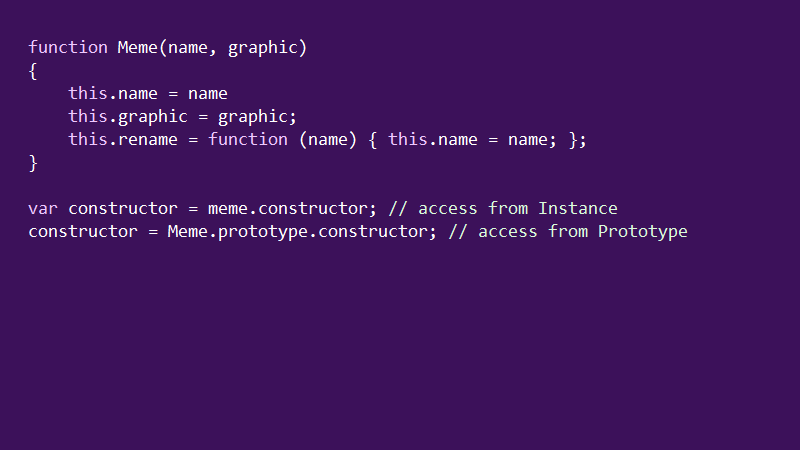
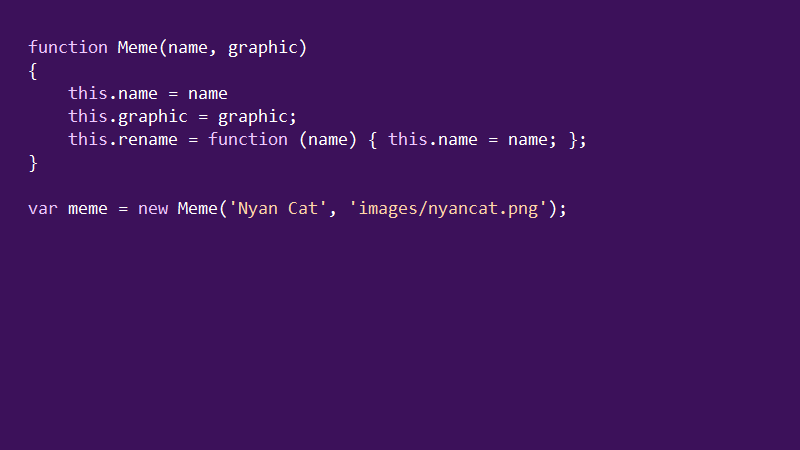
Layers edited between the first and the second w=800, h=450 image:
hid "Constructor4", painted on it over (28, 200, 688, 241)
showed "Constructor2", painted on it over (28, 200, 688, 241)
